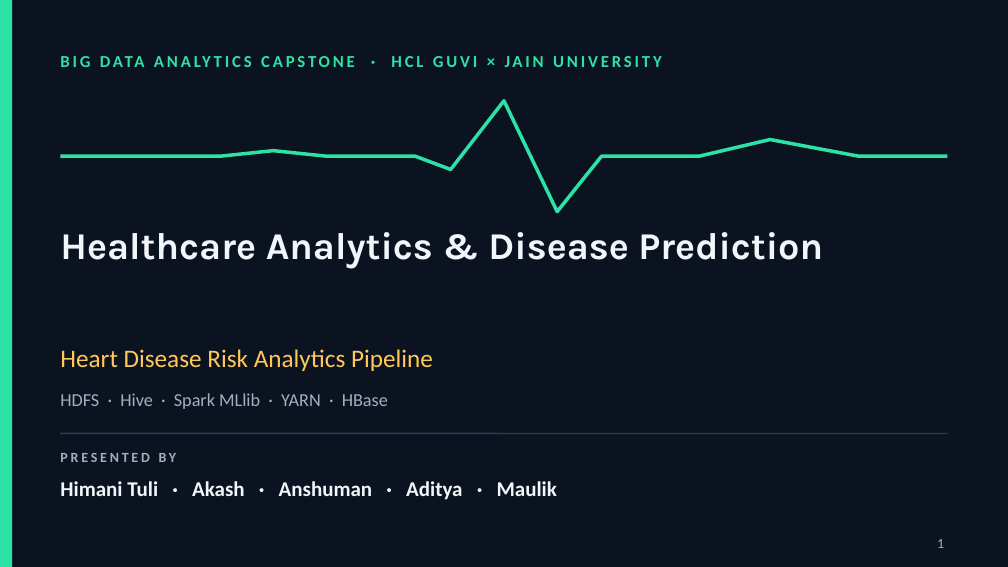
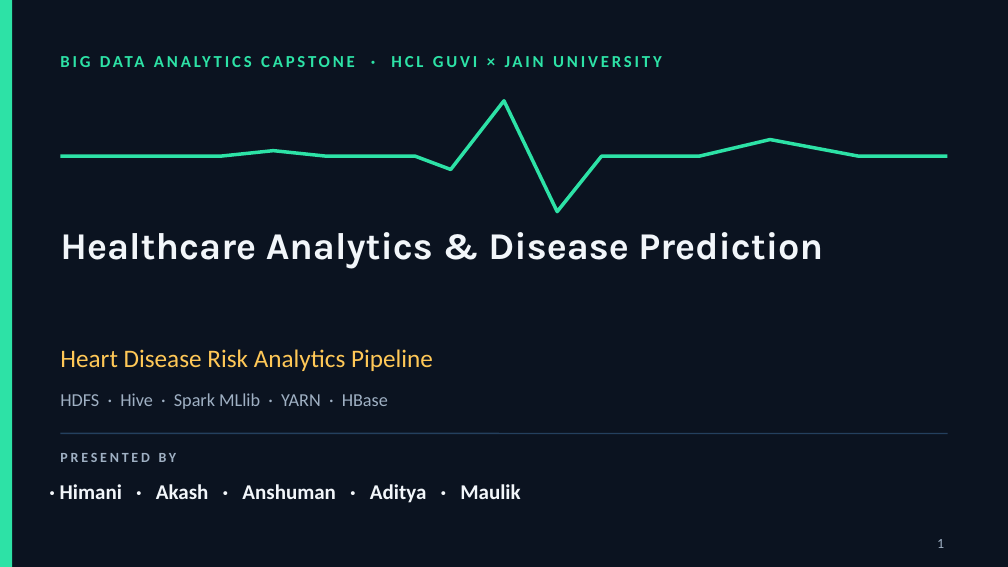
Before and after one commit to maulikcmr05/GUVI-Project, a slide deck: slide 1 of Healthcare_Analytics_Redesign.pptx. Drawn at 1008x567 pixels with LibreOffice and Linux fonts; fonts in the diff are those of the drawing. Boxes give left, top, right and bottom in pixels: in the first picture for what was removed or moved away, otherwise in the second. Text is boxed around its words. In the diff, an @@ line names an element or a change of style, - is before the commit and + after.

```diff
--- a/Healthcare_Analytics_Redesign.pptx
+++ b/Healthcare_Analytics_Redesign.pptx
@@ text at [60, 484, 520, 503]: text changed @@
-Himani Tuli · Akash · Anshuman · Aditya · Maulik
+· Himani · Akash · Anshuman · Aditya · Maulik
```
Also in this commit, not shown: 3 other slides changed, 5 other files.
